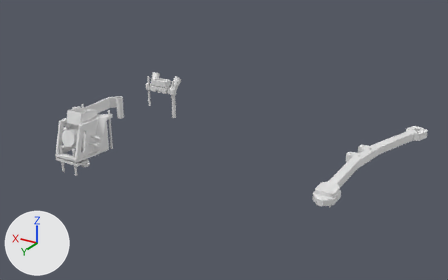
Renders of the Blender file src/prints.blend from each side of a commit.
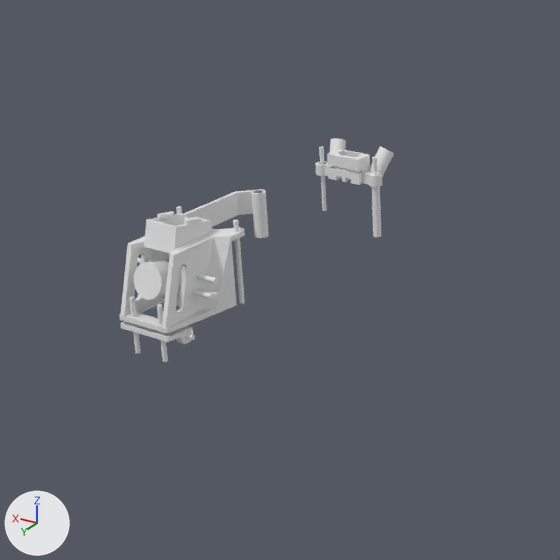
There are two pictures of each version: one whole from a camera (50 mm lens) standing at (-345.0, 392.0, 199.0) and looking at (-96.0, -22.0, -8.0), one close up on the part from 0% to 58% of the width and 3% to 95% of the height. Arrows for +X, +Y and +Z are at lower left; the lights stay in place.

In view in the first close-up: 'Armor', 'BatteryPlug', 'Camera.19mm', 'CameraMount.19mm', 'FrameHoles', 'GpsMount', 'RxAntennaMount'.
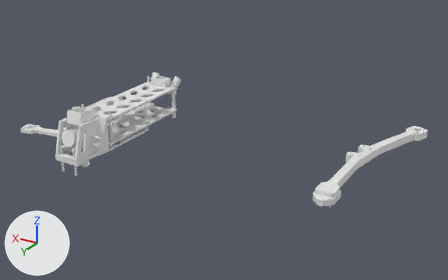
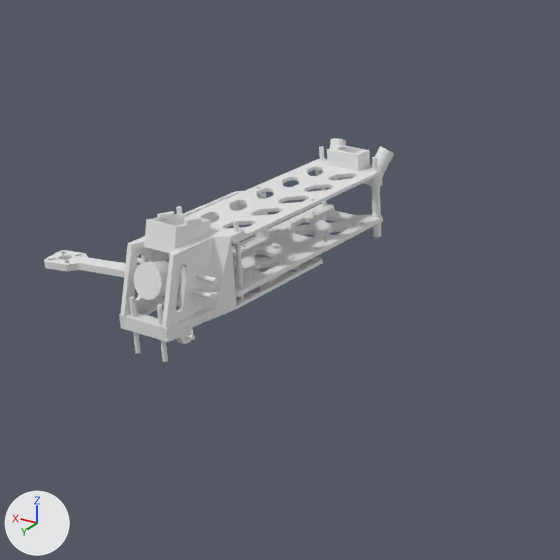
Commit message: Add battery plug mount

Pixel boxes (x1, y1, x2, y2) of what changed, in the close-ups (560 x 560 px):
```json
{"object": "frame", "change": "shown", "after": [44, 158, 383, 337]}
{"object": "BatteryPlug", "change": "reshaped, modifiers changed", "before": [327, 149, 370, 185], "after": [327, 145, 354, 180], "on screen": "36% narrower"}
{"object": "BatteryPlug.001", "change": "shown, added", "after": [342, 147, 370, 179]}
{"object": "Armor", "change": "unchanged, covered by the edit", "before": [184, 189, 269, 238], "after": [184, 191, 269, 238]}
```

Scene script edits in JSON lines:
```json
{"op": "add", "block": "me_gps_001", "code": ["me_gps_001 = bpy.data.meshes.new('gps.001')", "me_gps_001.from_pydata(...)  # 252 vertices, 450 faces; spans x -8.36..0.0, y -4.72..3.95, z -6.92..6.58"]}
{"op": "remove", "block": "ob_frame", "code": "ob_frame.hide_set(True)"}
{"op": "remove", "block": "ob_batteryplug", "code": "_m = ob_batteryplug.modifiers.new('Mirror', 'MIRROR')"}
{"op": "add", "block": "ob_batteryplug_001", "code": ["ob_batteryplug_001 = bpy.data.objects.new('BatteryPlug.001', me_gps_001)", "ob_batteryplug_001.location = (0.0, -64.0, 13.2)", "_m = ob_batteryplug_001.modifiers.new('Boolean', 'BOOLEAN')", "_m.object = ob_frame", "_m.solver = 'FLOAT'"]}
```
